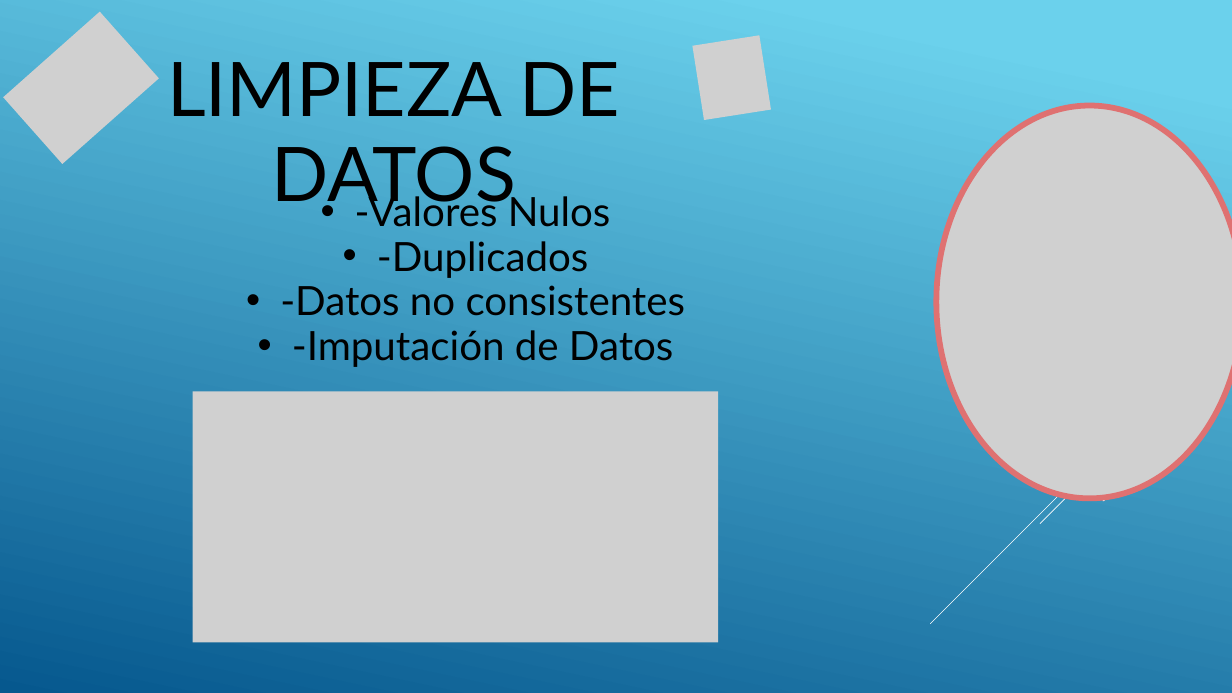
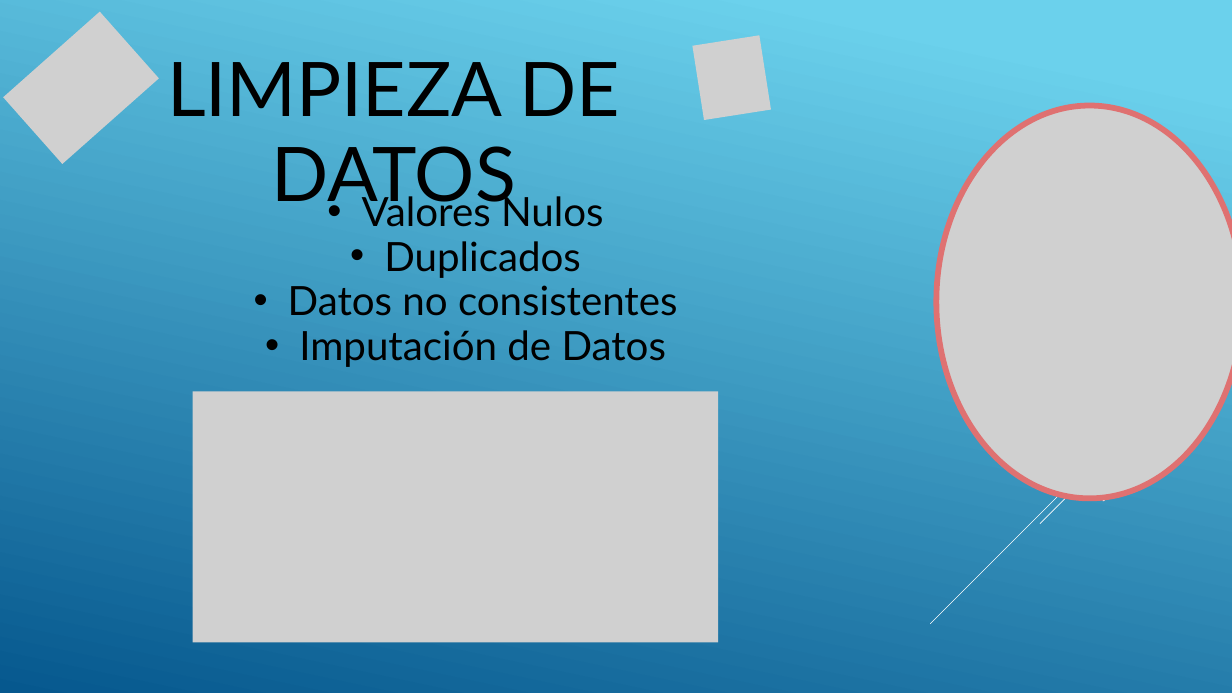
Before and after one commit to Dome100215/Fundamentos, a slide deck: slide 4 of PRESENTACION PROYECTO FINAL MODULO 2.pptx. Drawn at 1232x693 pixels with LibreOffice and Linux fonts; fonts in the diff are those of the drawing; grey boxes stand for pictures. Boxes give left, top, right and bottom in pixels: in the first picture for what was removed or moved away, otherwise in the second. Text is boxed around its words. In the diff, an @@ line names an element or a change of style, - is before the commit and + after.

```diff
--- a/PRESENTACION PROYECTO FINAL MODULO 2.pptx
+++ b/PRESENTACION PROYECTO FINAL MODULO 2.pptx
@@ text at (x1=288, y1=191, x2=678, y2=367): text changed @@
-  • -Valores Nulos
-  • -Duplicados
-  • -Datos no consistentes
-  • -Imputación de Datos
+  • Valores Nulos
+  • Duplicados
+  • Datos no consistentes
+  • Imputación de Datos
```
Also in this commit, not shown: 27 other files.
